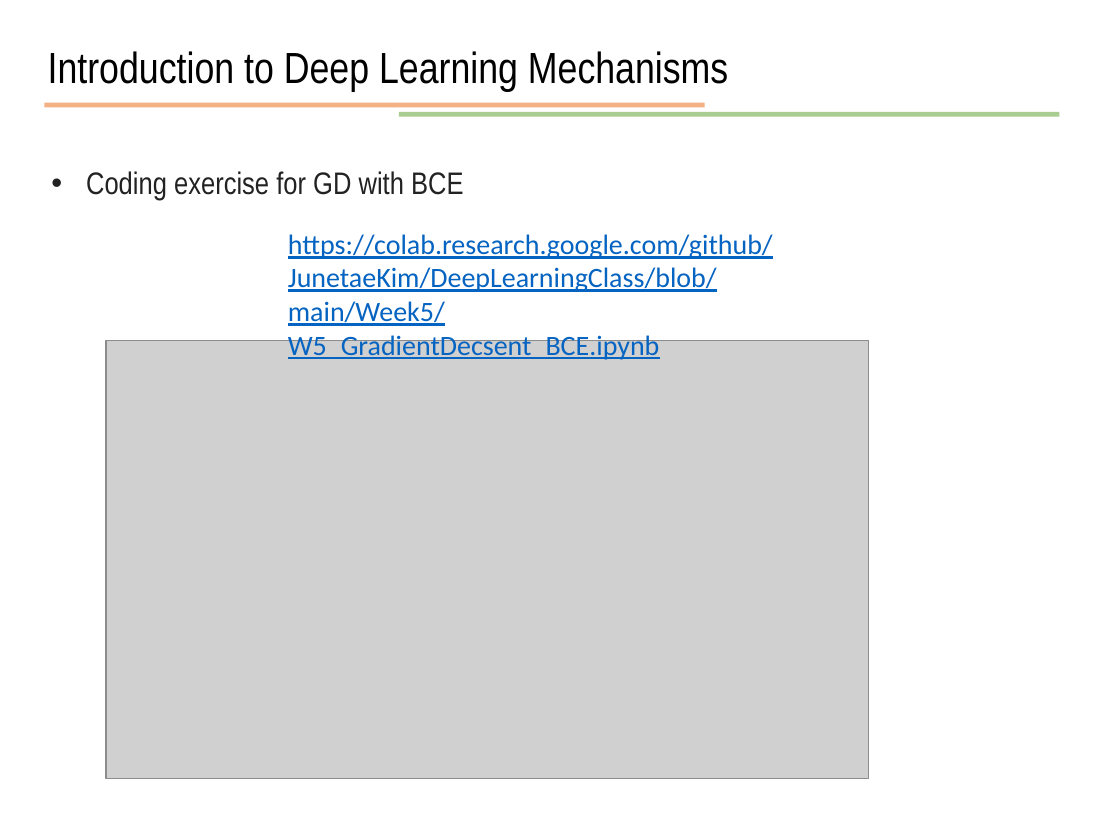
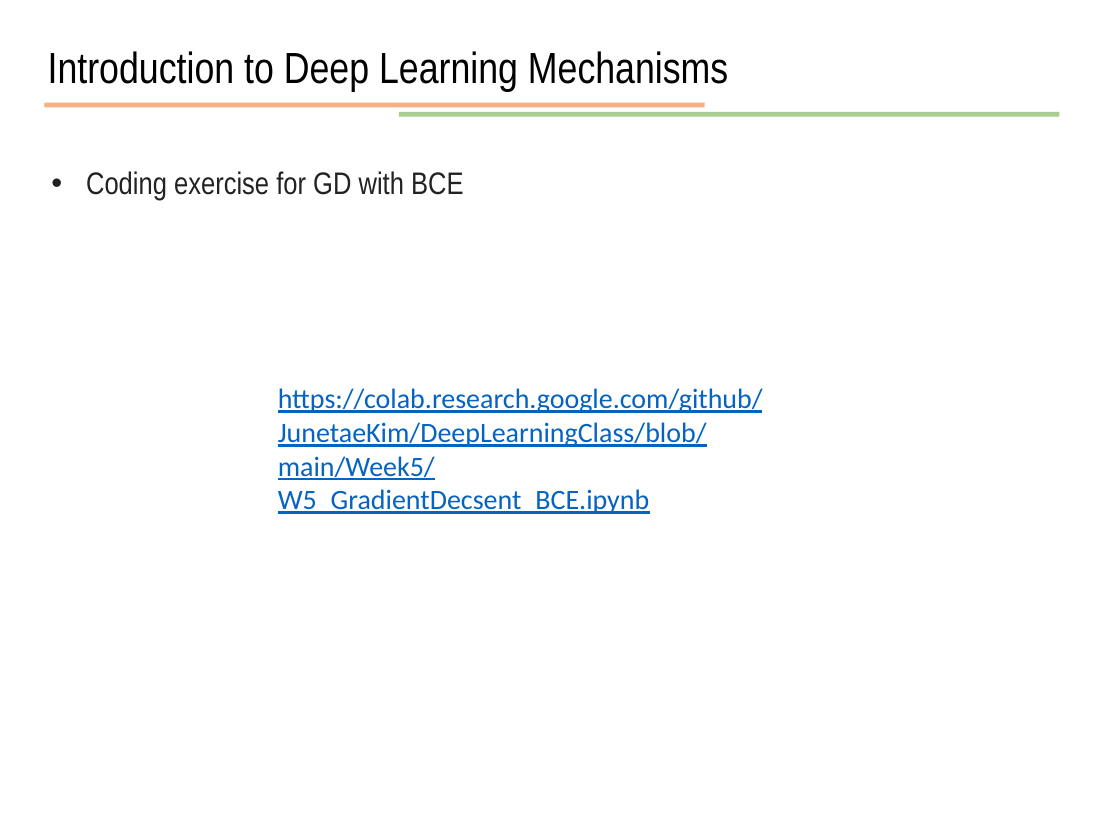
Before and after one commit to JunetaeKim/DeepLearningClass, a slide deck: slide 63 of Week5/week5 Deep learning mechanism.pptx. Drawn at 1120x840 pixels with LibreOffice and Linux fonts; fonts in the diff are those of the drawing; grey boxes stand for pictures. Boxes give left, top, right and bottom in pixels: in the first picture for what was removed or moved away, otherwise in the second. Text is boxed around its words. In the diff, an @@ line names an element or a change of style, - is before the commit and + after.

Commit message:
updated

```diff
--- a/Week5/week5 Deep learning mechanism.pptx
+++ b/Week5/week5 Deep learning mechanism.pptx
@@ picture removed at <box>106,340,869,778</box> @@
@@ text "https://colab.research.google.com/github/JunetaeKim/DeepLear ...": place and size @@
-text "https://colab.research.google.com/github/JunetaeKim/DeepLear ..." at <box>288,234,773,360</box>
+text "https://colab.research.google.com/github/JunetaeKim/DeepLear ..." at <box>278,388,763,514</box>
```
